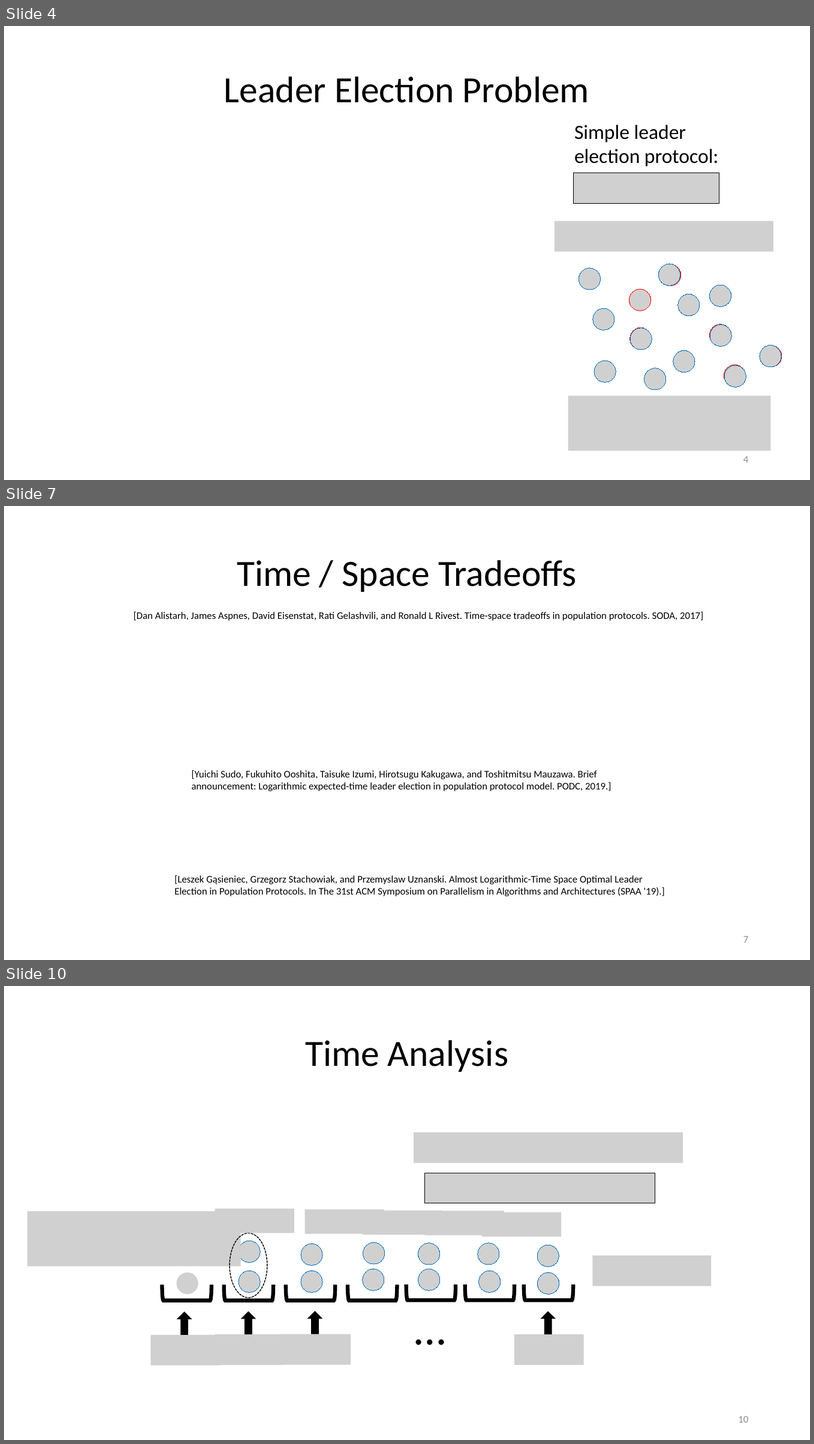
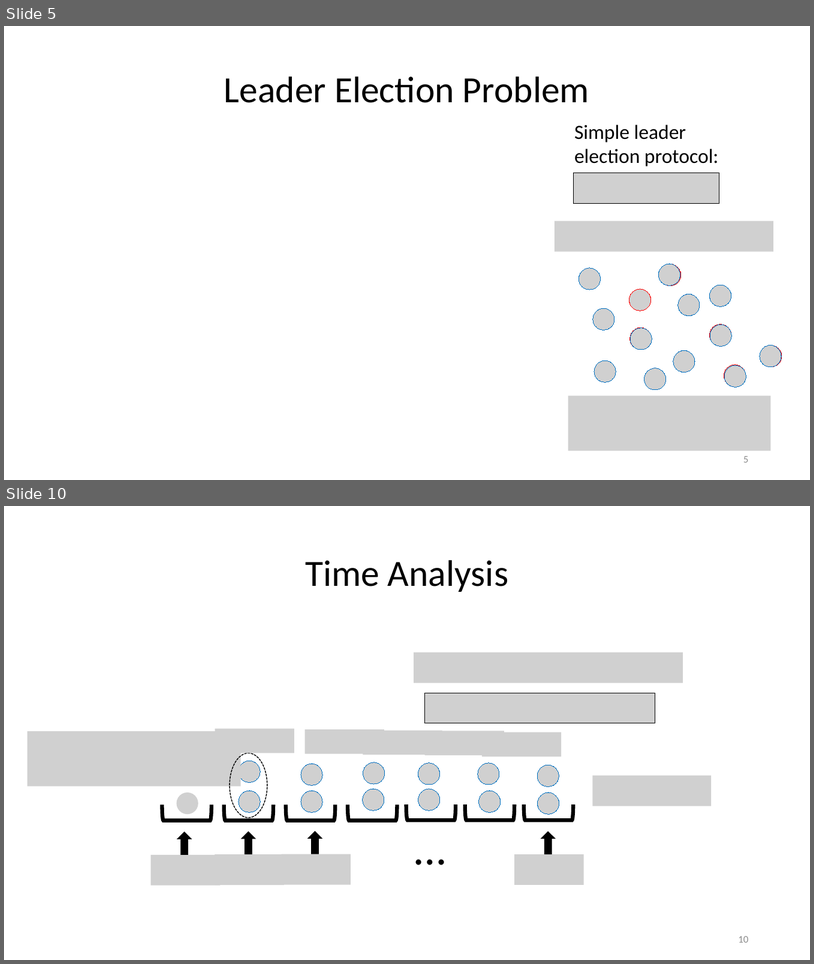
Before and after one commit to EricESeverson/academic-website, a slide deck: static/media/efficient_ssle_talk.pptx. Shown one above the other, each under a label of ours: slides 4, 7 and 10 before the commit, slides 5 and 10 after it; the slides between them are not shown. The pictures are 814x1444 and 814x964 pixels, drawn with LibreOffice and Linux fonts; fonts in the diff are those of the drawing; grey boxes stand for pictures. Boxes give left, top, right and bottom in pixels: in the first picture for what was removed or moved away, otherwise in the second. Text is boxed around its words. In the diff, an @@ line names an element or a change of style, - is before the commit and + after.

```diff
--- a/static/media/efficient_ssle_talk.pptx
+++ b/static/media/efficient_ssle_talk.pptx
@@ slide 7 removed at (4, 506, 810, 960), background #FFFFFF @@
@@ title removed at (237, 560, 577, 592) @@
-Time / Space Tradeoffs
@@ text removed at (134, 612, 704, 621) @@
-[Dan Alistarh, James Aspnes, David Eisenstat, Rati Gelashvili, and Ronald L Rivest. Time-space tradeoffs in population protocols. SODA, 2017]
@@ text removed at (192, 770, 611, 791) @@
-[Yuichi Sudo, Fukuhito Ooshita, Taisuke Izumi, Hirotsugu Kakugawa, and Toshitmitsu Mauzawa. Brief announcement: Logarithmic expected-time leader election in population protocol model. PODC, 2019.]
@@ text removed at (174, 875, 665, 896) @@
-[Leszek Gąsieniec, Grzegorz Stachowiak, and Przemyslaw Uznanski. Almost Logarithmic-Time Space Optimal Leader Election in Population Protocols. In The 31st ACM Symposium on Parallelism in Algorithms and Architectures (SPAA '19).]
@@ page number removed at (744, 936, 749, 942) @@
-7
@@ what was slide 4 is now slide 5 @@
@@ page number at (744, 456, 749, 462): text changed @@
-4
+5
```
Also in this commit, not shown: 9 slides changed, 14 slides added, 17 other slides removed, 7 other files.
